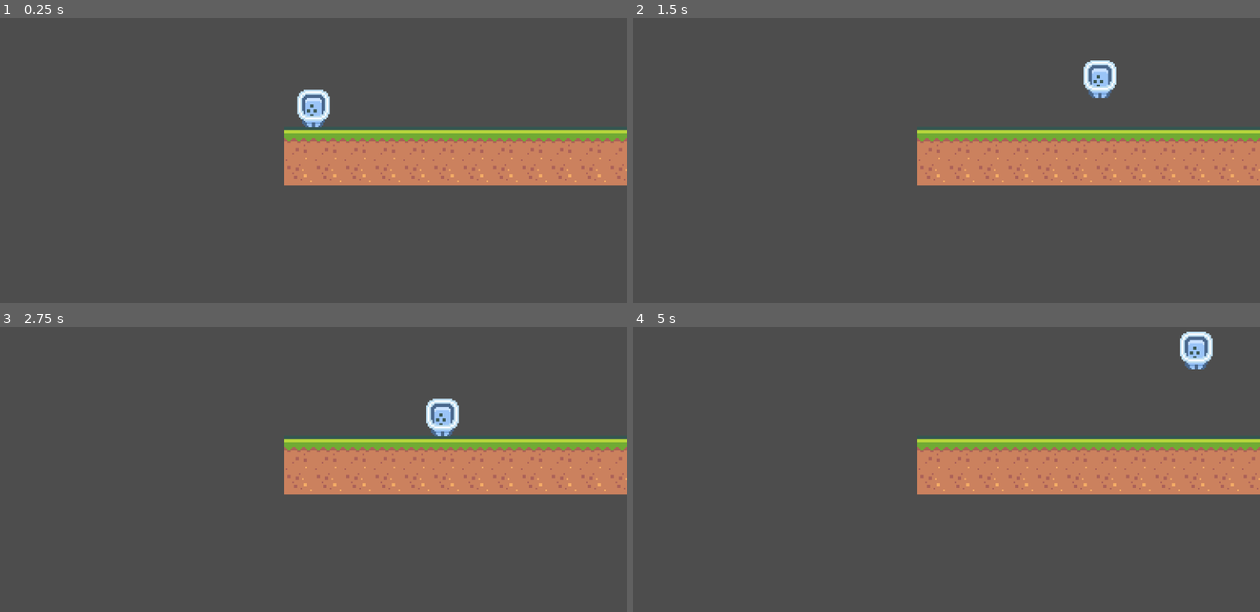
Above: before the commit, frames 1-4 (two rows, left to right).
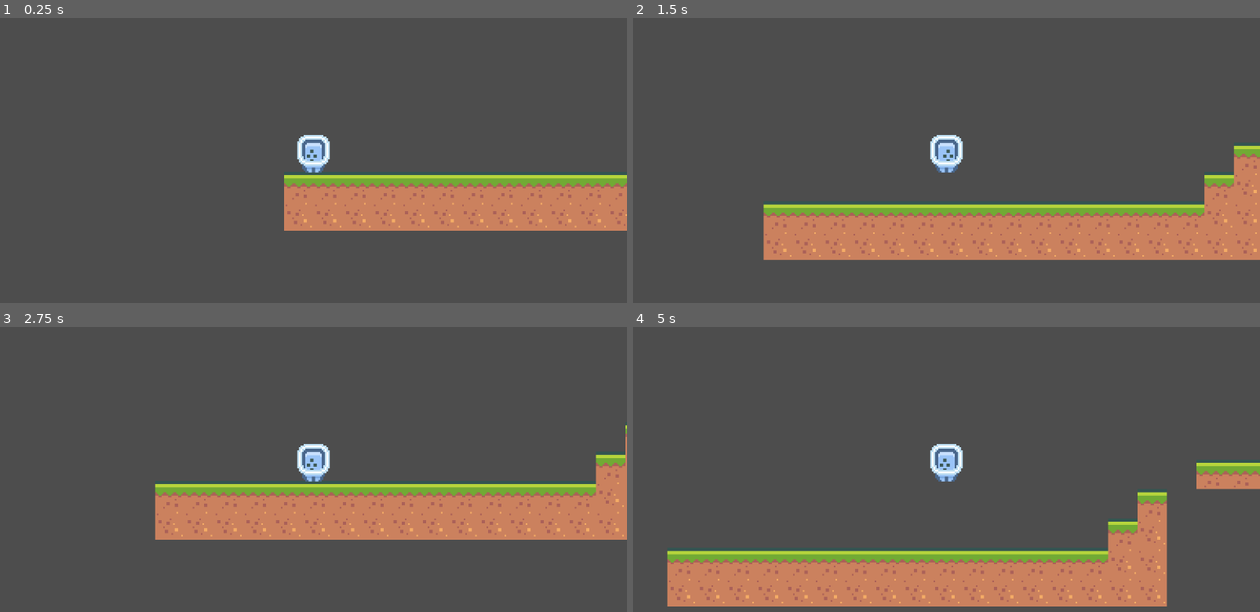
Above: after the commit, the same moments.

Repository: jeffchiudev/Platformer2DProject
Game: Godot game, scene res://Level1.tscn
Same seed, same stepped clock (60 frames per second), same inputs: the game is played once before the commit and once after it.
Inputs:
- Up to frame 1 (0.25 s): no input
- Up to frame 2 (1.5 s): tap Enter at 0.5 s; hold Right from 0.53 s (still down); tap Space at 0.77 s
- Up to frame 3 (2.75 s): tap Space at 1.52 s; release Right at 2.03 s; hold Left from 2.03 s (still down)
- Up to frame 4 (5 s): release Left at 2.78 s; hold Right 2.78-4.28 s; tap Space at 3.02, 3.77, 4.52 s; hold Left from 4.28 s (still down)

The runs differ from the first frame. In frame 1, 20% of the frame differs, in the area x 45-100%, y 25-75%; in frame 2, 28%; in frame 3, 24%; in frame 4, 29%, in the area x 5-100%, y 1-99%.

Commit message:
added sprite flip with directional change

Diff:
--- a/Level1.tscn
+++ b/Level1.tscn
@@ -24,5 +24,6 @@
 scale = Vector2(1, 0.84)
 shape = SubResource("CapsuleShape2D_lmyl5")
 
-[node name="Camera2D" type="Camera2D" parent="."]
+[node name="Camera2D" type="Camera2D" parent="Player"]
+position = Vector2(0, -26)
 zoom = Vector2(3, 3)
--- a/Player.gd
+++ b/Player.gd
@@ -11,8 +11,12 @@
 	velocity.x = 0
 
 	if Input.is_key_pressed(KEY_LEFT):
+		if $Sprite	.flip_h == true:
+			$Sprite	.flip_h = false
 		velocity.x -= move_speed
 	if Input.is_key_pressed(KEY_RIGHT):
+		$Sprite	.flip_h = true
+
 		velocity.x += move_speed
 
 	if Input.is_key_pressed(KEY_SPACE) and is_on_floor():
